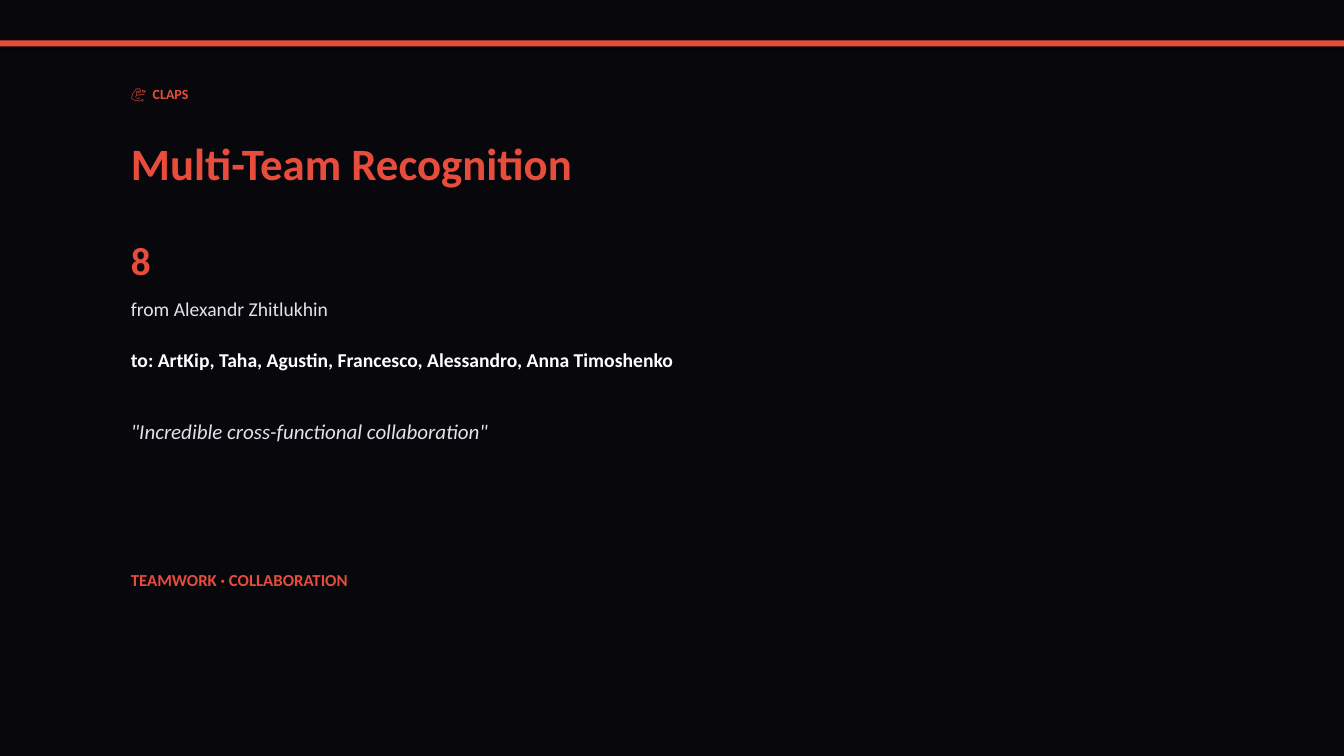
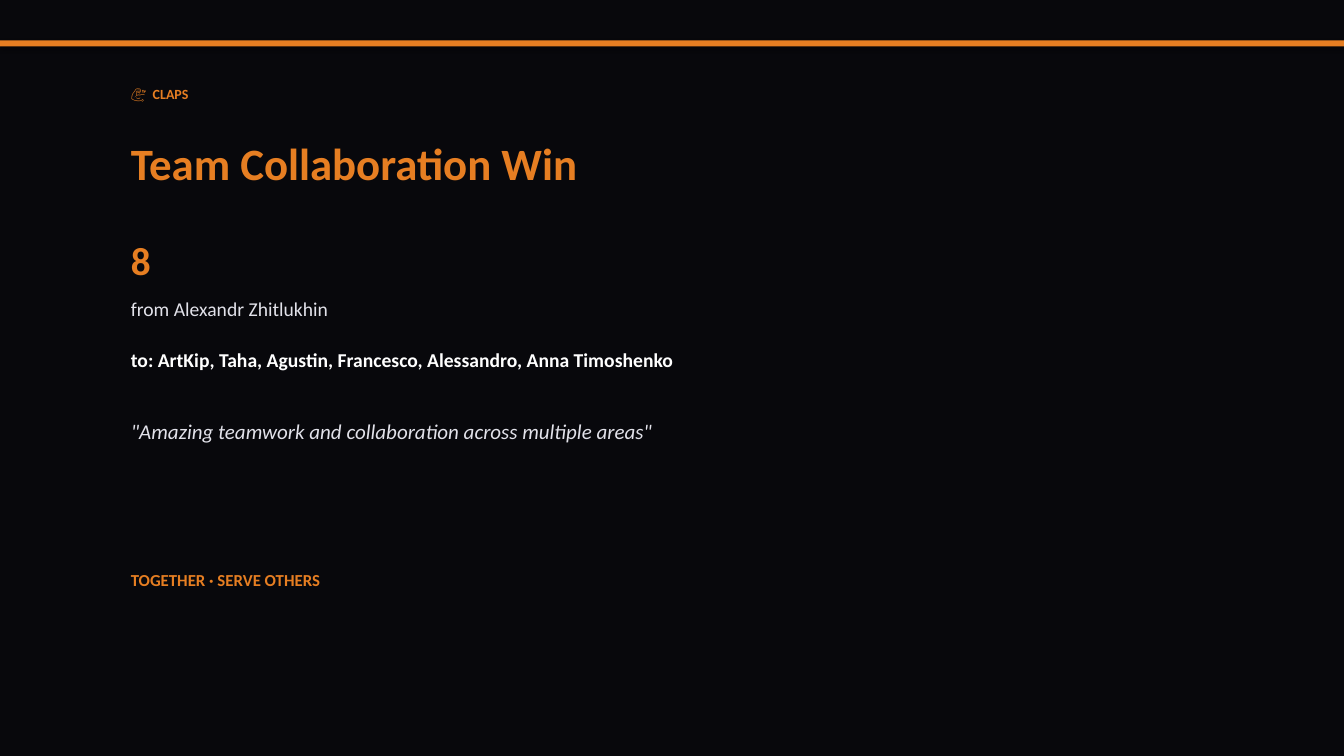
Before and after one commit to liliyagarifullina-maker/appodeal-pulse, a slide deck: slide 7 of data/archive/pulse_2026-03-12.pptx (slide 10 before the commit). Drawn at 1344x756 pixels with LibreOffice and Linux fonts; fonts in the diff are those of the drawing. Boxes give left, top, right and bottom in pixels: in the first picture for what was removed or moved away, otherwise in the second. Text is boxed around its words. In the diff, an @@ line names an element or a change of style, - is before the commit and + after.

```diff
--- a/data/archive/pulse_2026-03-12.pptx
+++ b/data/archive/pulse_2026-03-12.pptx
@@ rectangle at (0,40,1344,46): fill #E74C3C to #E67E22 @@
@@ text "💪 CLAPS" at (153,90,189,99): text colour #E74C3C to #E67E22 @@
@@ text at (131,148,577,181): text changed; text colour #E74C3C to #E67E22 @@
-Multi-Team Recognition
+Team Collaboration Win
@@ text "8" at (131,248,151,276): text colour #E74C3C to #E67E22 @@
@@ text at (131,424,652,443): text changed @@
-"Incredible cross-functional collaboration"
+"Amazing teamwork and collaboration across multiple areas"
@@ text at (131,575,320,586): text changed; text colour #E74C3C to #E67E22 @@
-TEAMWORK · COLLABORATION
+TOGETHER · SERVE OTHERS
```
Also in this commit, not shown: 14 other slides changed, 3 slides added, 3 slides removed, 2 other files.
